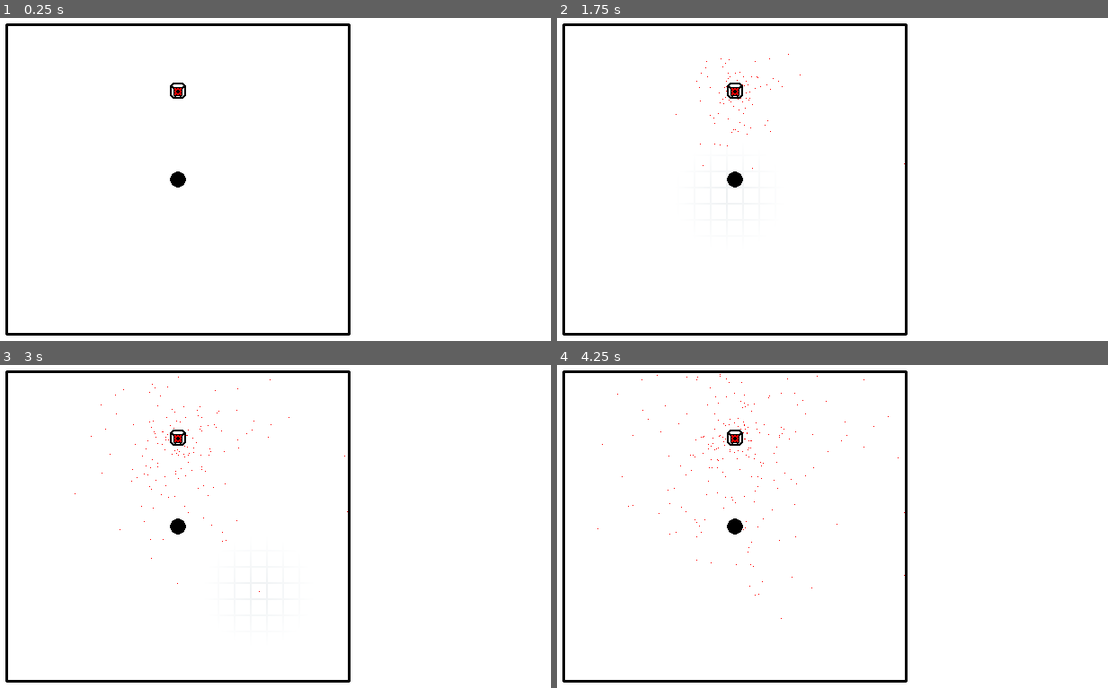
Above: before the commit, frames 1-4 (two rows, left to right).
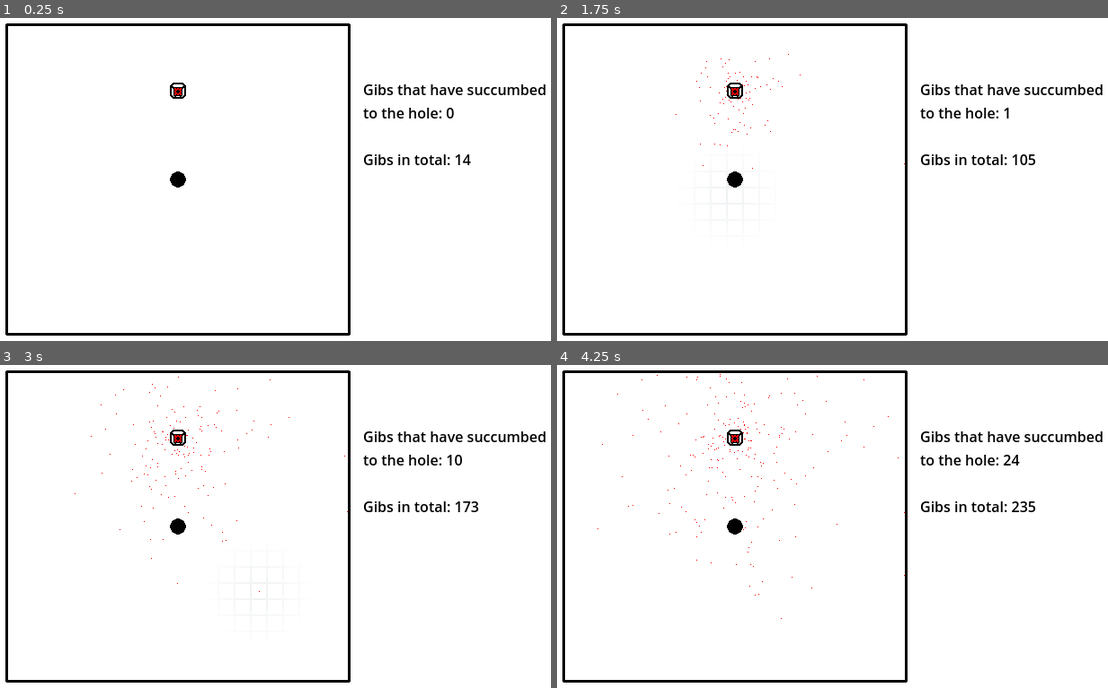
Above: after the commit, the same moments.

Repository: an-olive/BRSD-14
Game: Godot game, scene res://main.tscn
Same seed, same stepped clock (60 frames per second), same inputs: the game is played once before the commit and once after it.
Inputs (mouse positions are in pixels of both pictures, inside the frame that each line leads up to):
- Up to frame 1 (0.25 s): no input
- Up to frame 2 (1.75 s): move the mouse to (970, 163) at 0.52 s; click (970, 163) at 0.67 s; move the mouse to (727, 195) at 1.27 s; click (727, 195) at 1.42 s
- Up to frame 3 (3 s): tap Enter at 2 s; move the mouse to (347, 455) at 2.02 s; click (347, 455) at 2.17 s; move the mouse to (258, 591) at 2.77 s; click (258, 591) at 2.92 s
- Up to frame 4 (4.25 s): move the mouse to (1019, 574) at 3.52 s; click (1019, 574) at 3.67 s

The runs differ from the first frame. In frame 1, 1.1% of the frame differs, in the area x 65-100%, y 20-46%; in frame 2, 1.1%; in frame 3, 1.1%; in frame 4, 1.1%.

Commit message:
#1 - add gib counter

Diff:
--- a/game.gd
+++ b/game.gd
@@ -11,6 +11,8 @@
 var mouse_position: Vector2
 var mouse_velocity: Vector2
 
+var gibs_in_hole: int
+
 func _ready() -> void:
 	var size = get_viewport_rect().size
 	tile_size = min(size.x / grid_size.x, size.y / grid_size.y)
@@ -20,7 +22,13 @@
 	mouse_position = get_viewport().get_mouse_position()
 	mouse_velocity = mouse_position - prev_position
 
+	$Label.text = "Gibs that have succumbed\nto the hole: %d\n\nGibs in total: %d" % [gibs_in_hole, len(Gibs.gibs)]
+
 func _input(event: InputEvent) -> void:
 	if event is InputEventMouseButton or event is InputEventMouseMotion:
 		if event.button_mask & MOUSE_BUTTON_MASK_LEFT:
 			$Gibs.spawn_gib(mouse_position, mouse_velocity)
+
+
+func _on_gibs_into_the_hole(Gib: Variant) -> void:
+	gibs_in_hole += 1
--- a/game.tscn
+++ b/game.tscn
@@ -18,3 +18,14 @@
 
 [node name="Producer" parent="." instance=ExtResource("4_fc0e3")]
 position = Vector2(189, 72)
+
+[node name="Label" type="Label" parent="."]
+offset_left = 404.0
+offset_top = 68.0
+offset_right = 613.0
+offset_bottom = 117.0
+theme_override_colors/font_color = Color(0, 0, 0, 1)
+text = "Gibs that have
+succumbed to the hole: %d"
+
+[connection signal="intoTheHole" from="Gibs" to="." method="_on_gibs_into_the_hole"]
--- a/gibs.gd
+++ b/gibs.gd
@@ -93,7 +93,6 @@
 		intoTheHole, wallElasticity, velocityLoss, holeRadius)
 
 func _process(delta: float) -> void:
-	var start_len = len(gibs)
 	for gib in gibs:
 		gib.update(delta)
 	if not gibs.all(func(gib): return gib.active):
--- a/gibs.tscn
+++ b/gibs.tscn
@@ -2,6 +2,6 @@
 
 [ext_resource type="Script" uid="uid://bkej6gpfj2xc1" path="res://gibs.gd" id="1_q34a7"]
 
-[node name="Gibs" type="Sprite2D"]
+[node name="GibsHost" type="Sprite2D"]
 centered = false
 script = ExtResource("1_q34a7")
